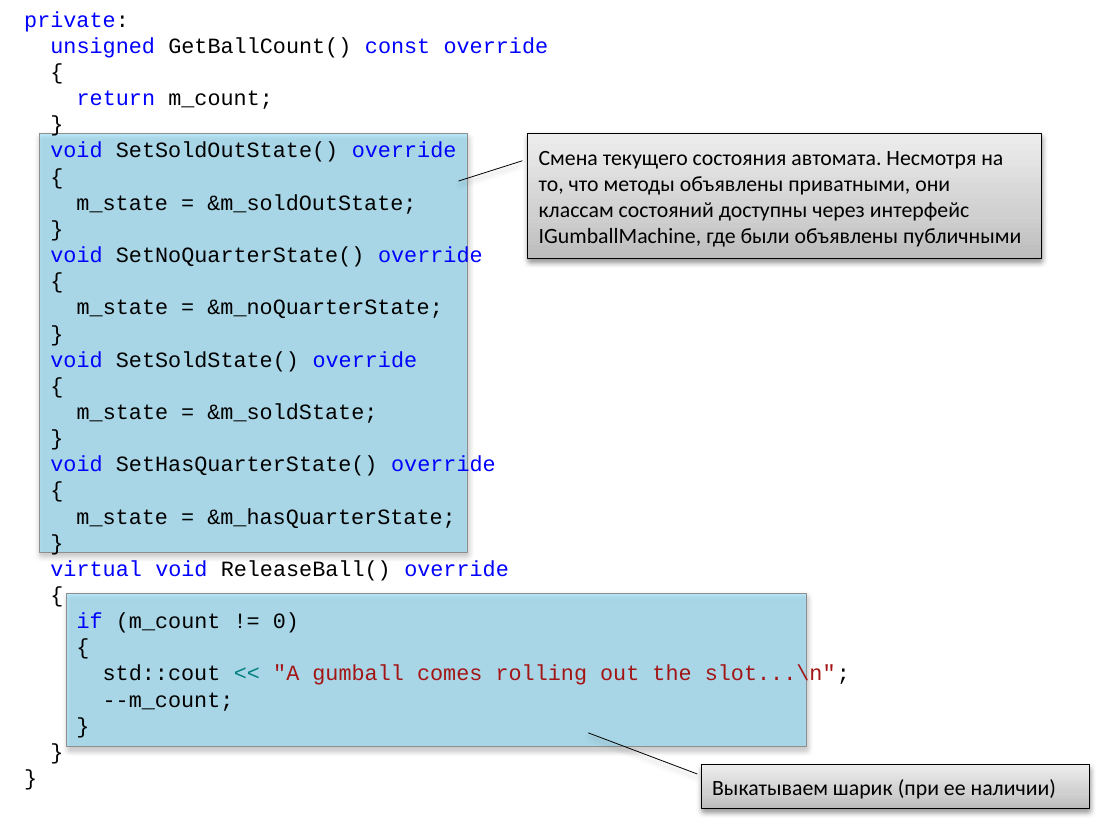
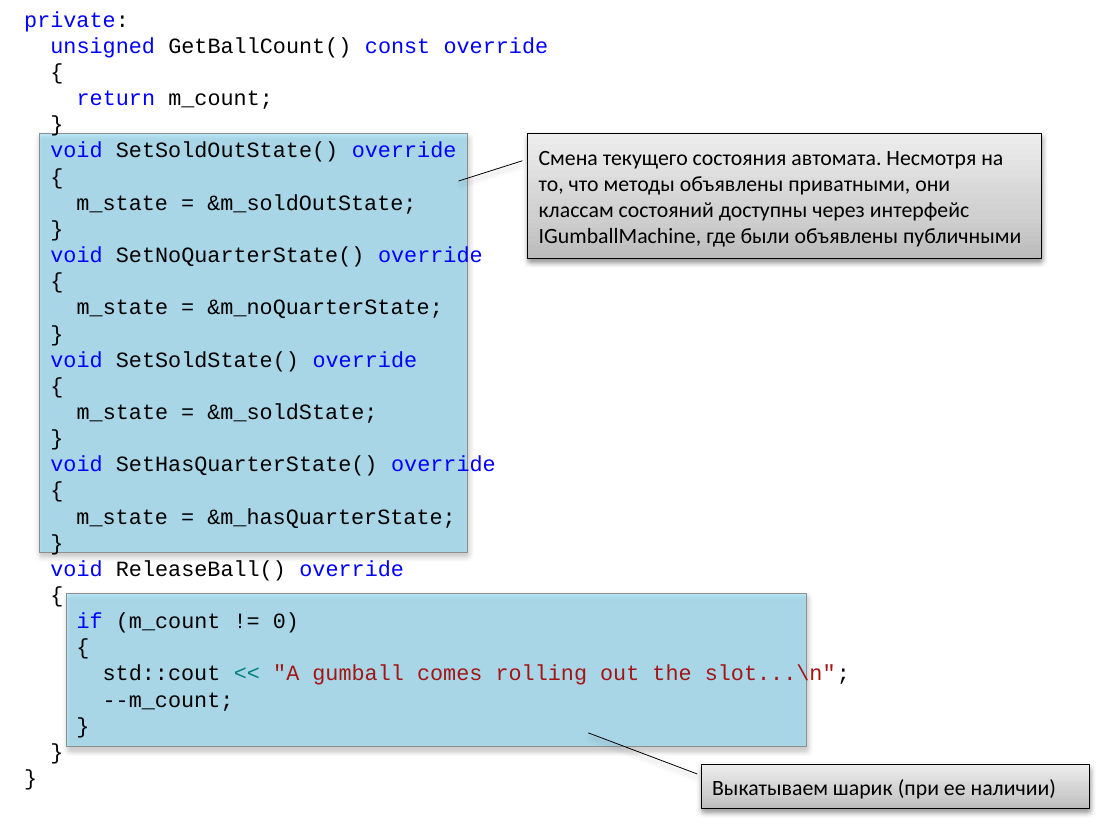
Before and after one commit to iv-sergius/ood, a slide deck: slide 22 of lectures/11.state/state.pptx. Drawn at 1120x840 pixels with LibreOffice and Linux fonts; fonts in the diff are those of the drawing. Boxes give left, top, right and bottom in pixels: in the first picture for what was removed or moved away, otherwise in the second. Text is boxed around its words. In the diff, an @@ line names an element or a change of style, - is before the commit and + after.

```diff
--- a/lectures/11.state/state.pptx
+++ b/lectures/11.state/state.pptx
@@ text at [50,560,404,581]: text changed; text colour #0000FF to #000000 @@
-virtual void ReleaseBall() override
+void ReleaseBall() override
```
Also in this commit, not shown: 2 other slides changed, 4 other files.
